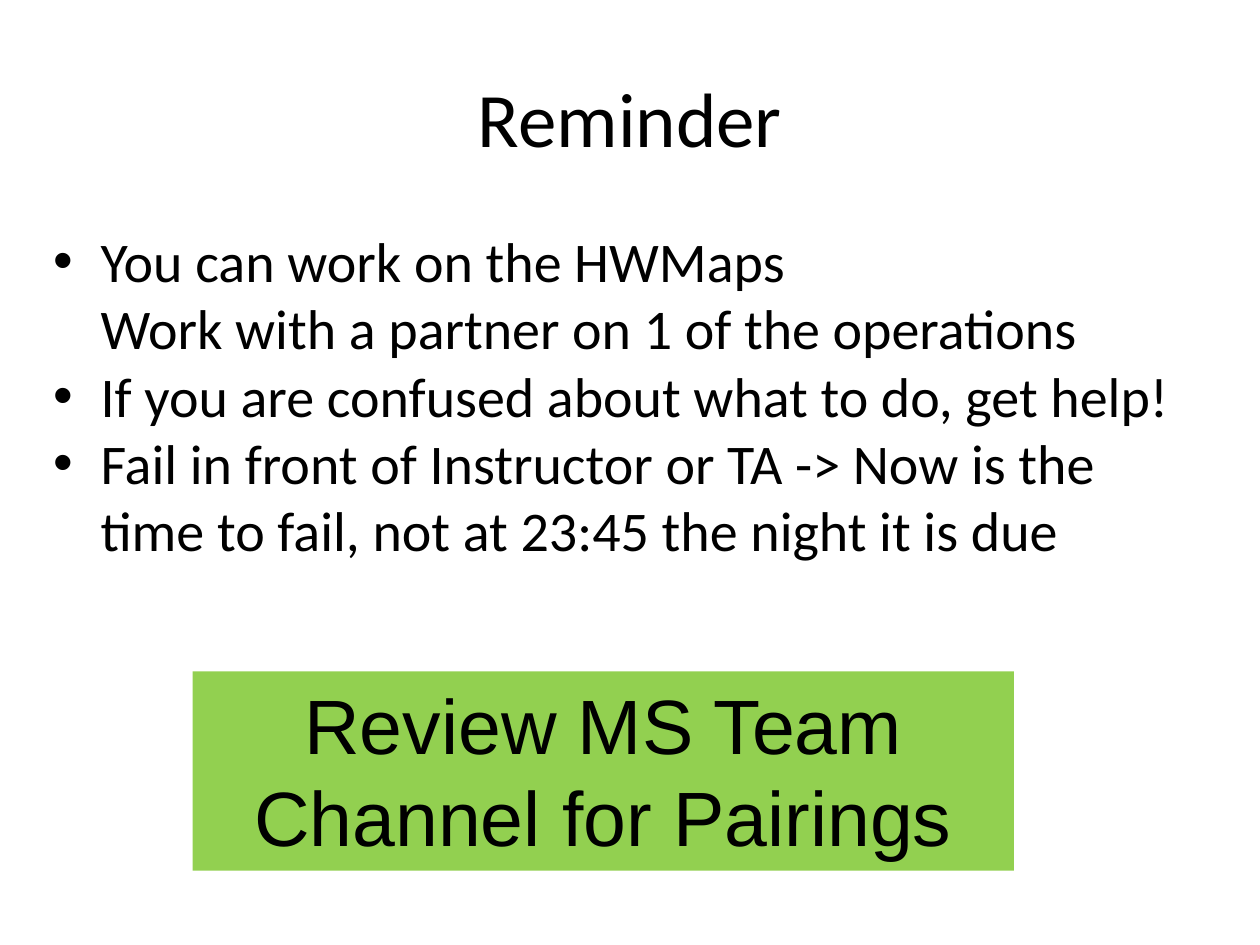
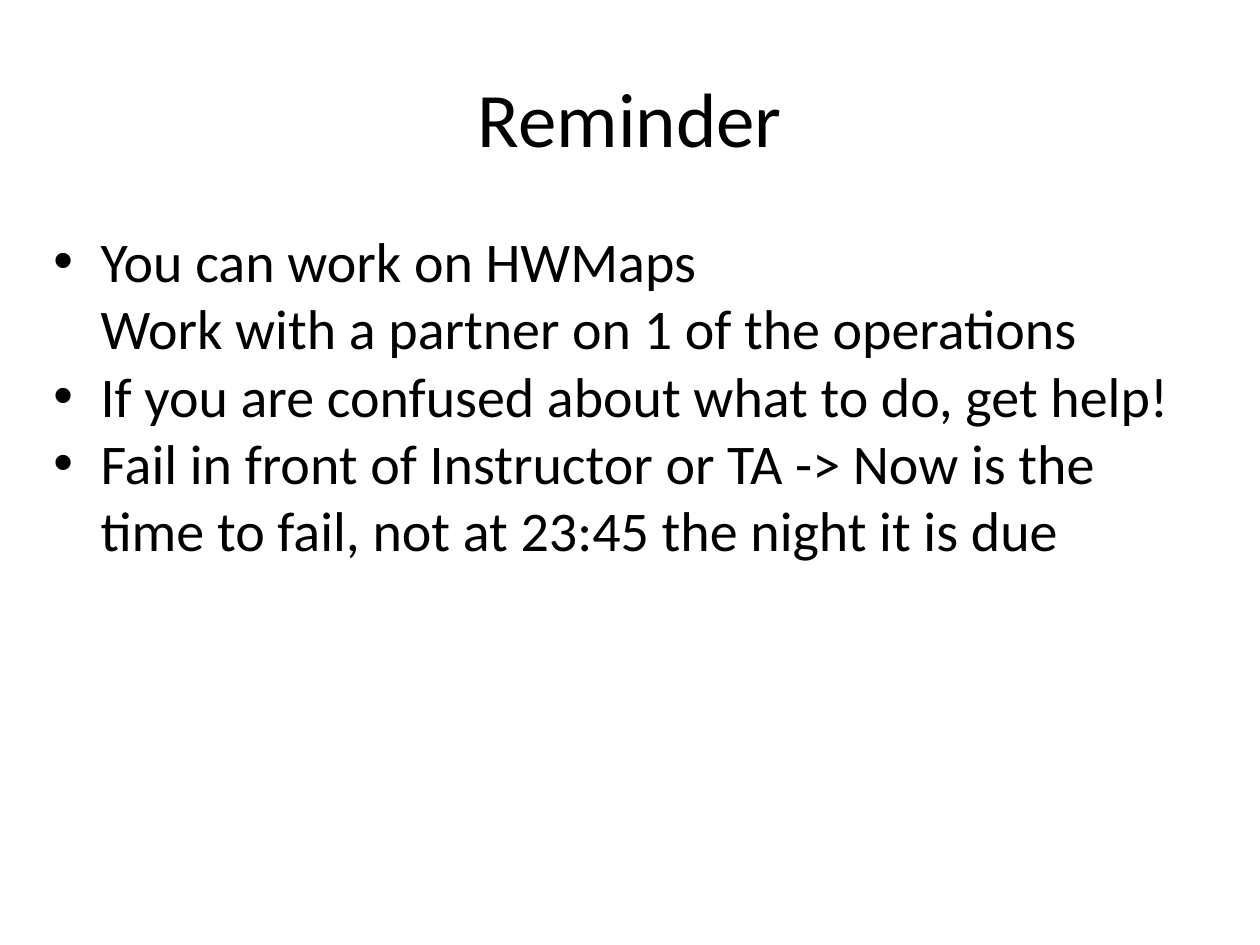
Before and after one commit to RHIT-CSSE/csse220, a slide deck: slide 13 of ClassMaterials/SimpleObjects/Slides/Part3-Statics.pptx. Drawn at 1260x945 pixels with LibreOffice and Linux fonts; fonts in the diff are those of the drawing. Boxes give left, top, right and bottom in pixels: in the first picture for what was removed or moved away, otherwise in the second. Text is boxed around its words. In the diff, an @@ line names an element or a change of style, - is before the commit and + after.

```diff
--- a/ClassMaterials/SimpleObjects/Slides/Part3-Statics.pptx
+++ b/ClassMaterials/SimpleObjects/Slides/Part3-Statics.pptx
@@ text at [101, 243, 1077, 358]: text changed @@
-• You can work on the HWMaps
-  Work with a partner on 1 of the operations
+• You can work on HWMaps
+  Work with a partner on 1 of the operations
@@ rectangle removed at [193, 672, 1014, 871] @@
-Review MS Team Channel for Pairings
```
Also in this commit, not shown: 1 other slide changed, 4 other files.
